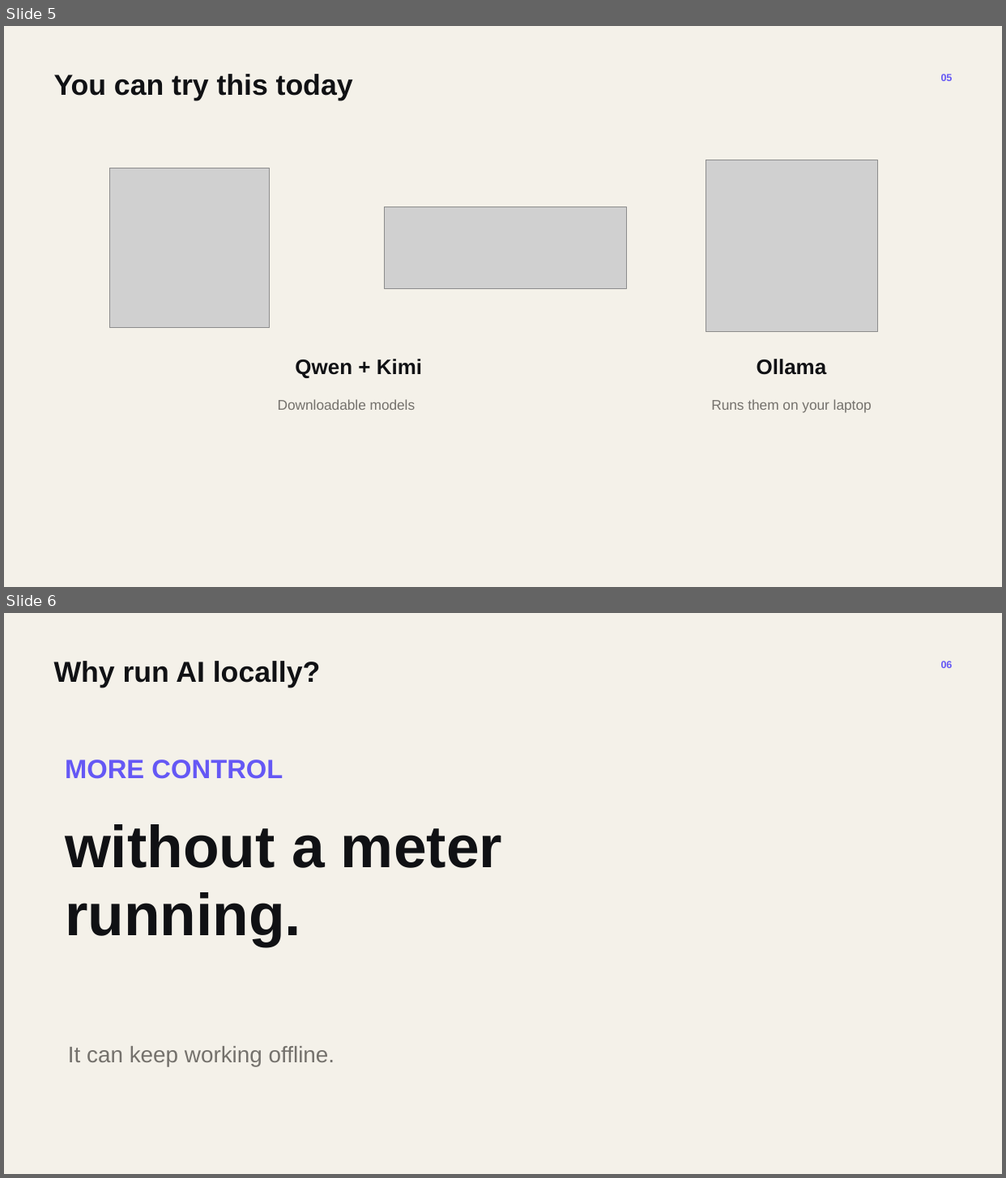
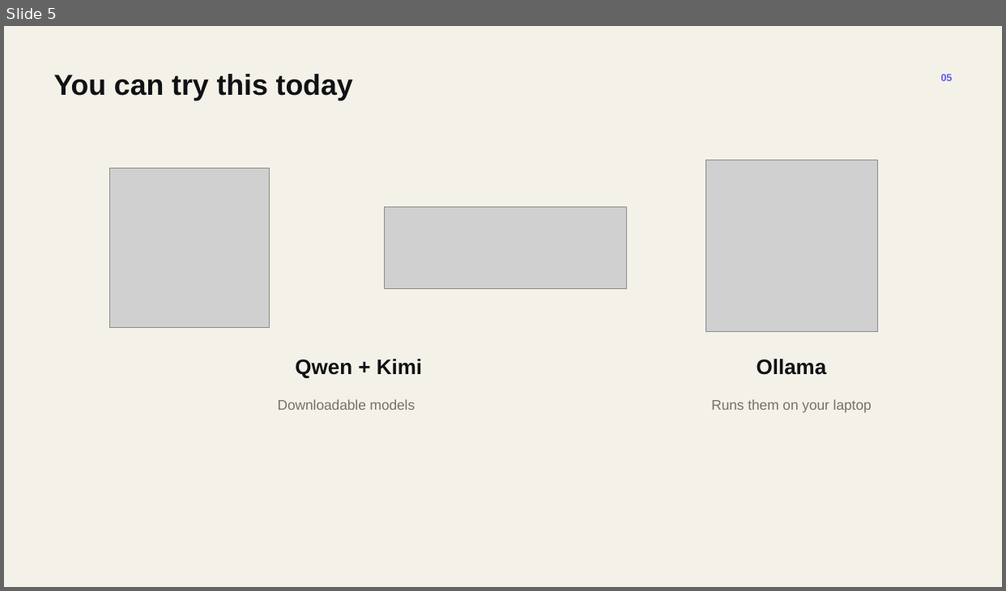
Before and after one commit to Nettspend666/fur-creator-seeding, a slide deck: outputs/presentations/Will AI Be Completely Free - Final.pptx. Shown one above the other, each under a label of ours: slides 5 and 6 before the commit, slide 5 after it. The pictures are 1006x1178 and 1006x591 pixels, drawn with LibreOffice and Linux fonts; fonts in the diff are those of the drawing; grey boxes stand for pictures. Boxes give left, top, right and bottom in pixels: in the first picture for what was removed or moved away, otherwise in the second. Text is boxed around its words. In the diff, an @@ line names an element or a change of style, - is before the commit and + after.

Commit message:
Redesign local AI cost slide

```diff
--- a/outputs/presentations/Will AI Be Completely Free - Final.pptx
+++ b/outputs/presentations/Will AI Be Completely Free - Final.pptx
@@ slide 6 removed at [4,613,1002,1174], background #F4F1E9 @@
@@ text removed at [54,661,321,688] @@
-Why run AI locally?
@@ text removed at [941,661,953,668] @@
-06
@@ text removed at [65,760,283,779] @@
-MORE CONTROL
@@ text removed at [65,824,502,947] @@
-without a meter
-running.
@@ text removed at [68,1046,335,1067] @@
-It can keep working offline.
```
Also in this commit, not shown: 1 slide added, 1 other file.
